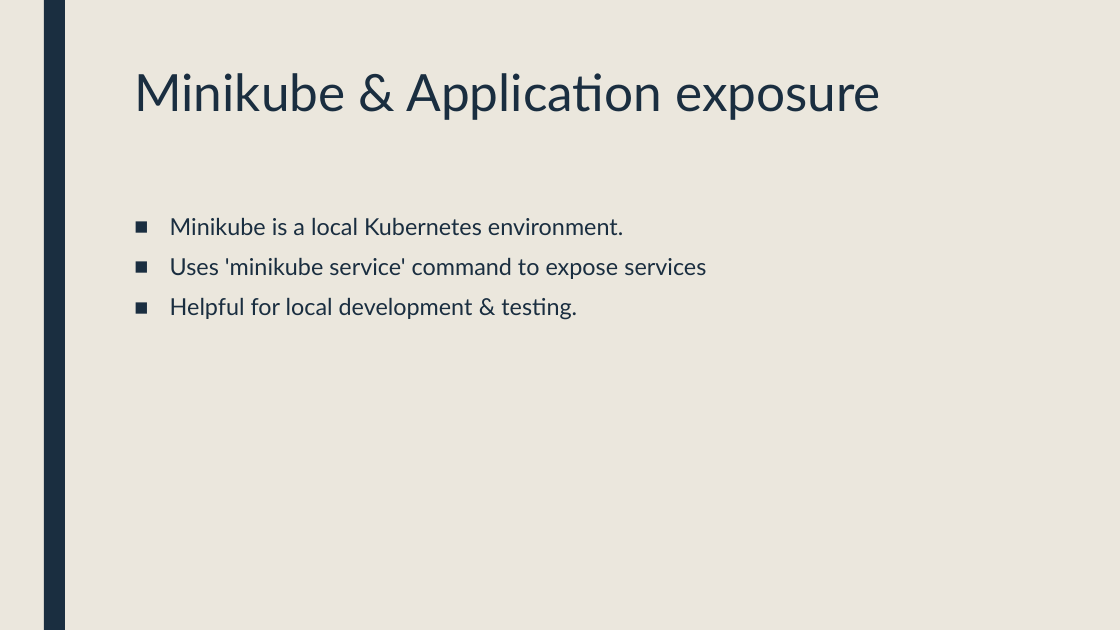
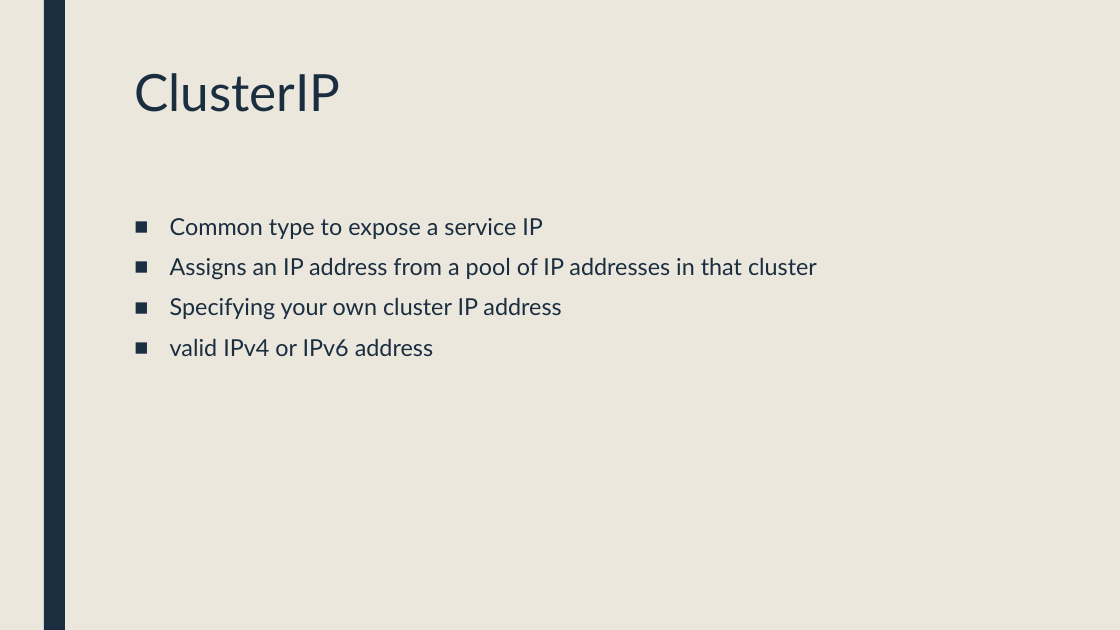
Before and after one commit to sebivenlo/ESD-2023-Kubernetes, a slide deck: slide 32 of presentation/Kubernetes.pptx (slide 31 before the commit). Drawn at 1120x630 pixels with LibreOffice and Linux fonts; fonts in the diff are those of the drawing. Boxes give left, top, right and bottom in pixels: in the first picture for what was removed or moved away, otherwise in the second. Text is boxed around its words. In the diff, an @@ line names an element or a change of style, - is before the commit and + after.

Commit message:
Changes in slides about services
I Improved the slides regarding the Services in kubernetes.

```diff
--- a/presentation/Kubernetes.pptx
+++ b/presentation/Kubernetes.pptx
@@ title at [134,73,340,112]: text changed @@
-Minikube & Application exposure
+ClusterIP
@@ text at [170,218,817,356]: text changed @@
-■ Minikube is a local Kubernetes environment.
-■ Uses 'minikube service' command to expose services
-■ Helpful for local development & testing.
+■ Common type to expose a service IP
+■ Assigns an IP address from a pool of IP addresses in that cluster
+■ Specifying your own cluster IP address
+■ valid IPv4 or IPv6 address
```
Also in this commit, not shown: 2 other slides changed, 5 slides added, 3 slides removed.
